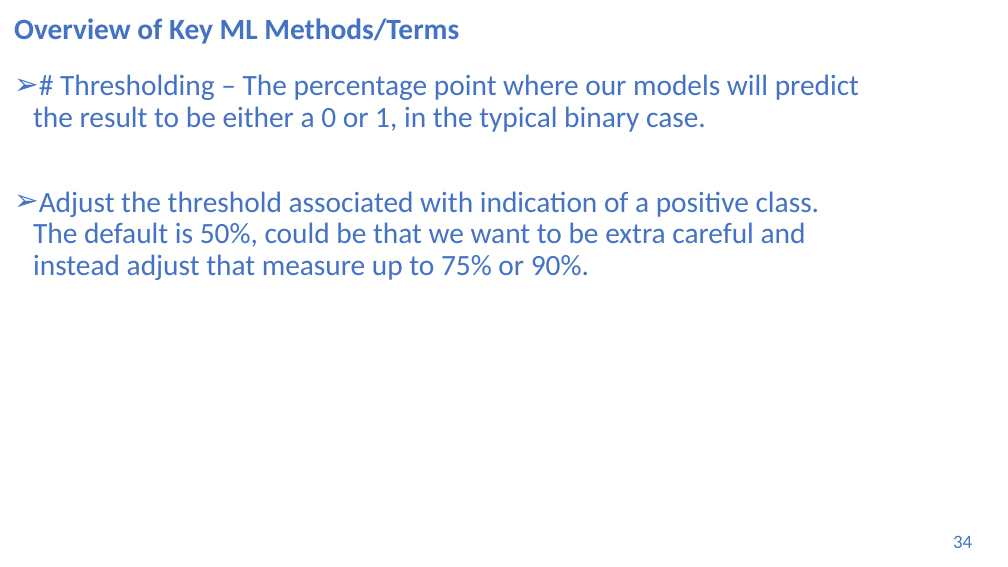
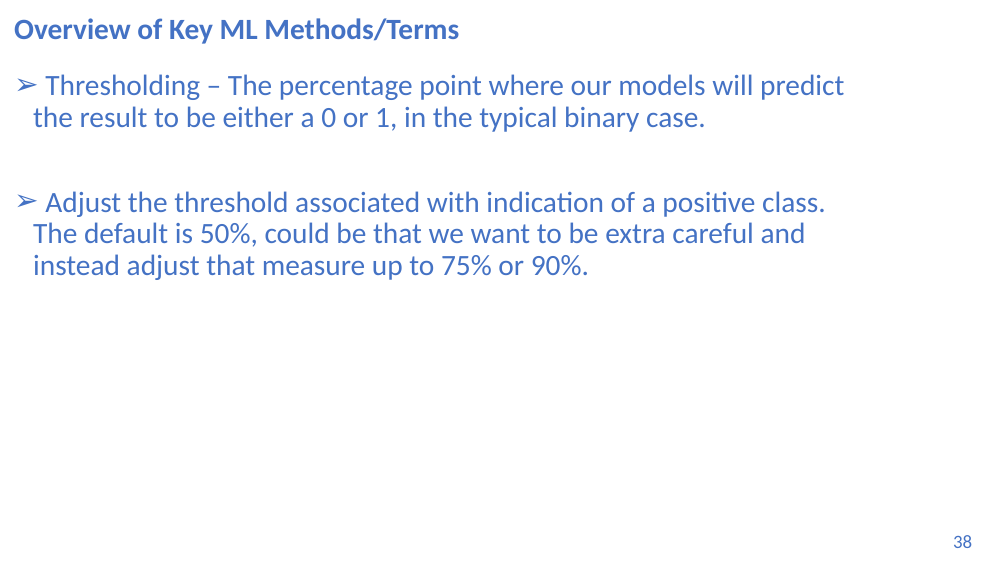
Before and after one commit to UVADS/DS-3001, a slide deck: slide 38 of 05_ml_bootcamp/machine_learning_bootcamp.pptx (slide 34 before the commit). Drawn at 1008x567 pixels with LibreOffice and Linux fonts; fonts in the diff are those of the drawing. Boxes give left, top, right and bottom in pixels: in the first picture for what was removed or moved away, otherwise in the second. Text is boxed around its words. In the diff, an @@ line names an element or a change of style, - is before the commit and + after.

```diff
--- a/05_ml_bootcamp/machine_learning_bootcamp.pptx
+++ b/05_ml_bootcamp/machine_learning_bootcamp.pptx
@@ text at (33,74,844,132): text changed @@
-➢ # Thresholding – The percentage point where our models will predict the result to be either a 0 or 1, in the typical binary case.
+➢ Thresholding – The percentage point where our models will predict the result to be either a 0 or 1, in the typical binary case.
@@ page number at (953,535,972,548): text changed @@
-34
+38
```
Also in this commit, not shown: 9 other slides changed, 5 slides added, 1 slide removed.
